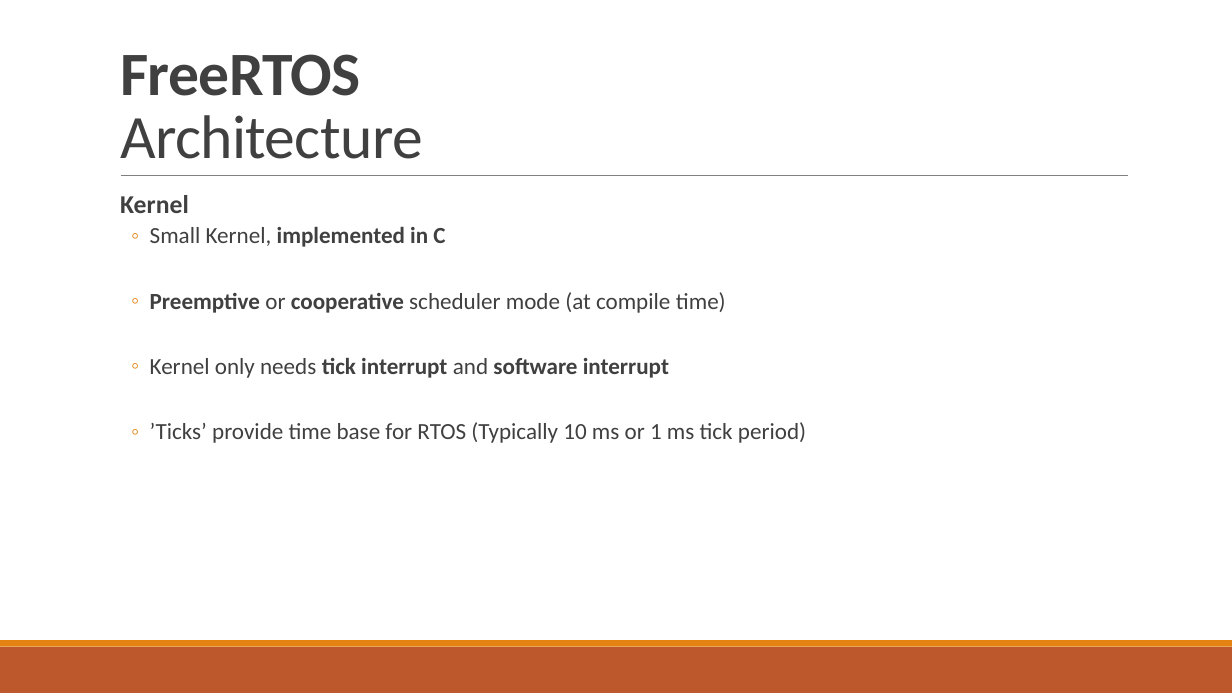
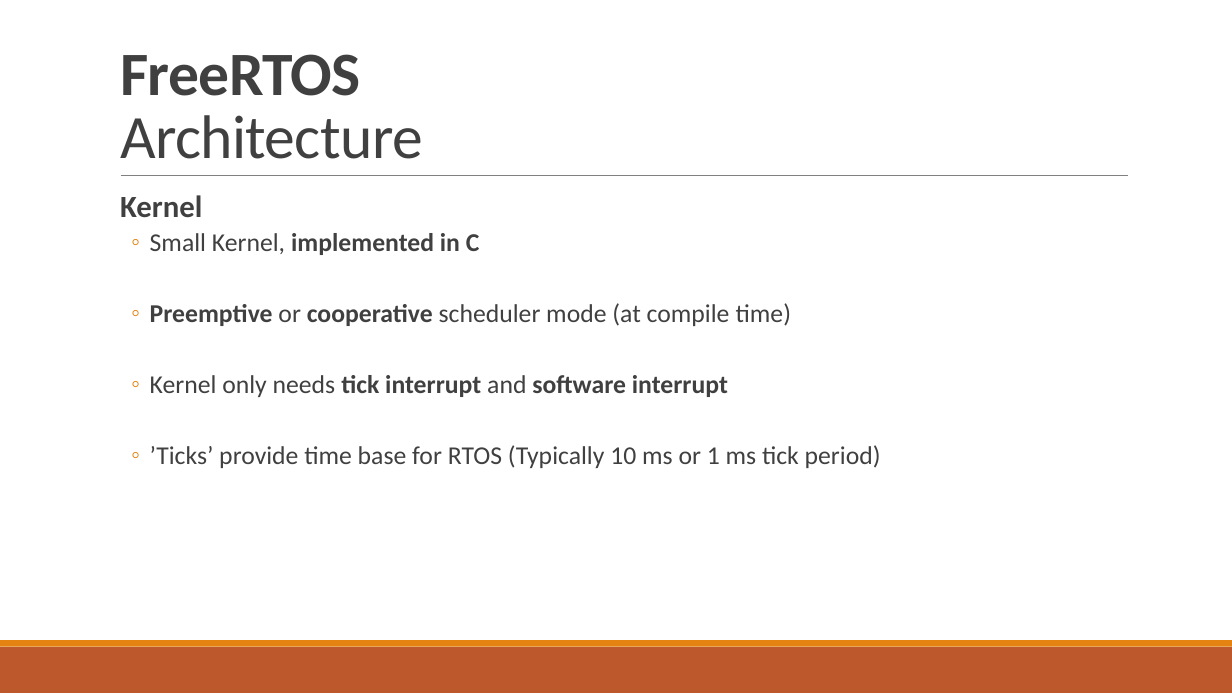
Before and after one commit to tfineich/INTRO_Projekt, a slide deck: slide 6 of Recap_SW5_Ineichen_Stecher.pptx. Drawn at 1232x693 pixels with LibreOffice and Linux fonts; fonts in the diff are those of the drawing. Boxes give left, top, right and bottom in pixels: in the first picture for what was removed or moved away, otherwise in the second. Text is boxed around its words. In the diff, an @@ line names an element or a change of style, - is before the commit and + after.

```diff
--- a/Recap_SW5_Ineichen_Stecher.pptx
+++ b/Recap_SW5_Ineichen_Stecher.pptx
@@ text "Kernel" at <box>120,195,881,468</box>: size 20 to 24 pt in "Kernel"; size 18 to 20 pt @@
```
Also in this commit, not shown: 2 other slides changed.
